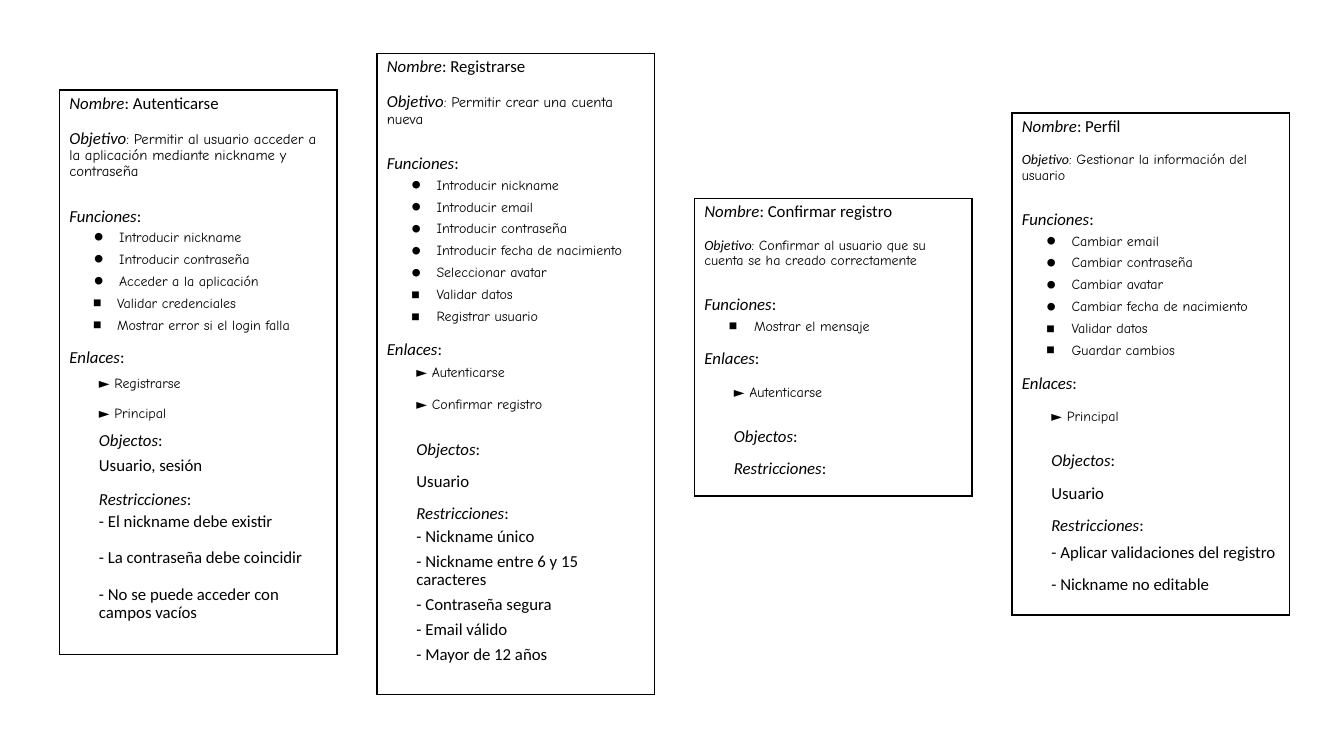
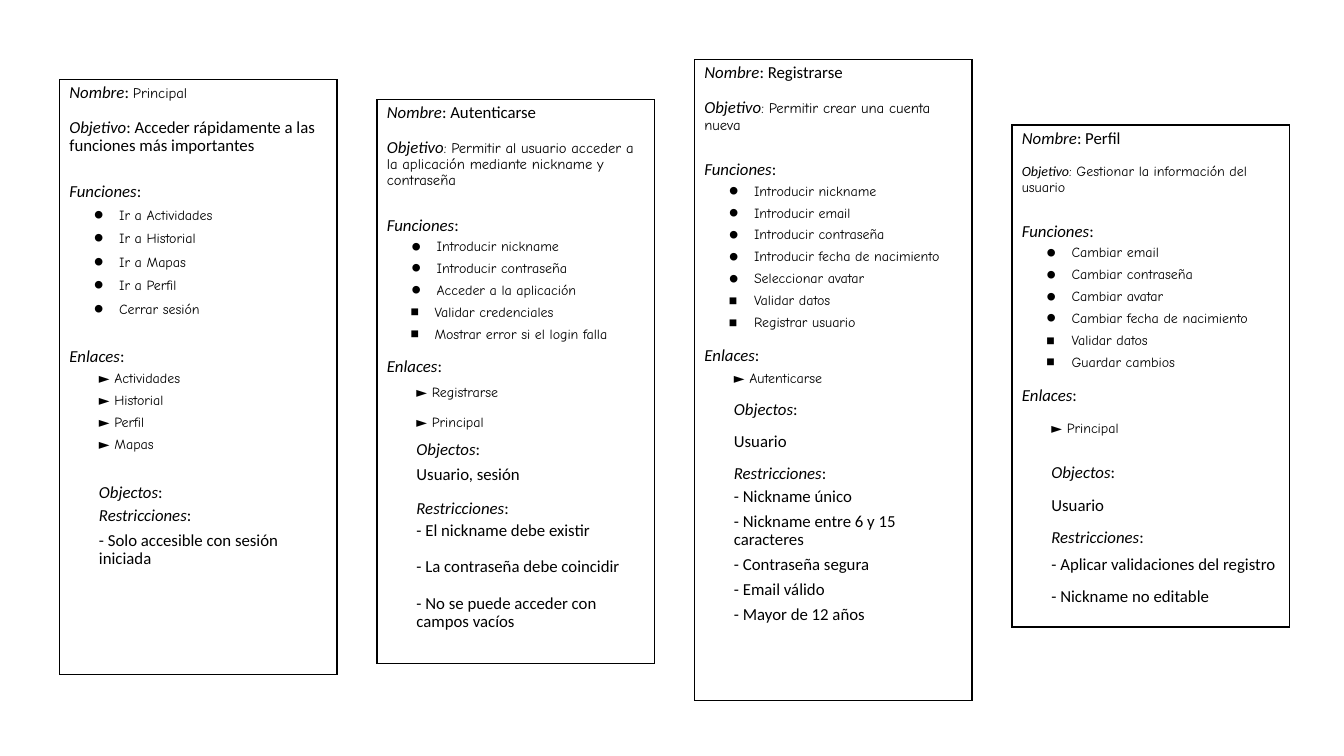
Before and after one commit to Mariaax6/running-la-safor-ipc, a slide deck: slide 1 of docs/Containers-Usuario.pptx. Drawn at 1344x756 pixels with LibreOffice and Linux fonts; fonts in the diff are those of the drawing. Boxes give left, top, right and bottom in pixels: in the first picture for what was removed or moved away, otherwise in the second. Text is boxed around its words. In the diff, an @@ line names an element or a change of style, - is before the commit and + after.

Commit message:
Nueva versión contenedores usuario

```diff
--- a/docs/Containers-Usuario.pptx
+++ b/docs/Containers-Usuario.pptx
@@ rectangle "Nombre: Registrarse": place and size @@
-rectangle "Nombre: Registrarse" at (377, 53, 654, 695)
+rectangle "Nombre: Registrarse" at (695, 59, 972, 701)
@@ rectangle added at (59, 80, 337, 675), fill #FFFFFF, outline #000000 1 pt, 12 pt, text #000000 @@
+Nombre: Principal
+Objetivo: Acceder rápidamente a las funciones más importantes
+Funciones:
+  • Ir a Actividades
+  • Ir a Historial
+  • Ir a Mapas
+  • Ir a Perfil
+  • Cerrar sesión
+Enlaces:
+► Actividades
+► Historial
+► Perfil
+► Mapas
+Objectos:
+Restricciones:
+- Solo accesible con sesión iniciada
@@ rectangle "Nombre: Autenticarse": place and size @@
-rectangle "Nombre: Autenticarse" at (59, 90, 337, 654)
+rectangle "Nombre: Autenticarse" at (377, 99, 654, 663)
@@ rectangle "Nombre: Perfil": place and size @@
-rectangle "Nombre: Perfil" at (1012, 113, 1290, 615)
+rectangle "Nombre: Perfil" at (1012, 125, 1290, 627)
@@ rectangle removed at (695, 199, 972, 496) @@
-Nombre: Confirmar registro
-Objetivo: Confirmar al usuario que su cuenta se ha creado correctamente
-Funciones:
-  ■ Mostrar el mensaje
-Enlaces:
-► Autenticarse
-Objectos:
-Restricciones:
@@ text in rectangle at (432, 399, 542, 412): paragraph removed @@
-► Confirmar registro
```
Also in this commit, not shown: 1 other slide changed.
